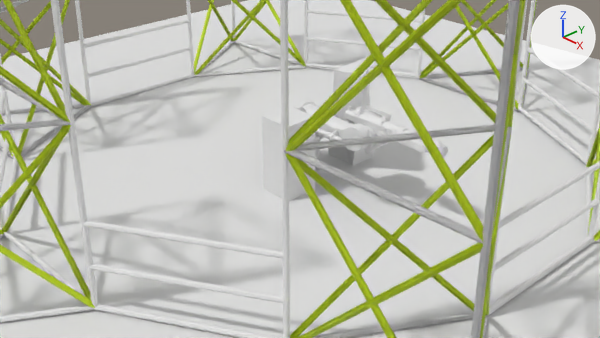
Renders of the Blender file realtimecontrol/rtr/assets/CIRCUS.blend from each side of a commit.
One viewpoint serves both versions: the file's camera 'Camera'. Lighting does not change. The marker at upper right points along +X, +Y and +Z. The older version comes first.
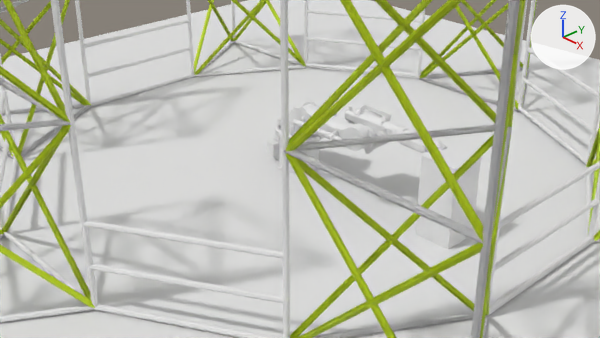
Where the change shows, as pixel boxes (x1, y1, x2, y2) in the pictures (600 x 338 px):
'Cube.001', moved
    before: (262, 106, 315, 201)
    after: (416, 143, 481, 249)
'Cube.002', deleted
    before: (328, 57, 373, 166)

The change, as a list of edits to the scene's bpy script:
```text
Change ob_cube_001:
    ob_cube_001.location: (0.43, -0.584, 0.447) -> (2.482, -0.041, 0.447)
Remove ob_cube_002:
    ob_cube_002 = bpy.data.objects.new('Cube.002', me_cube_003)
    ob_cube_002.location = (0.236, 0.811, 0.447)
    ob_cube_002.scale = (0.232, 0.232, 0.56)
```
